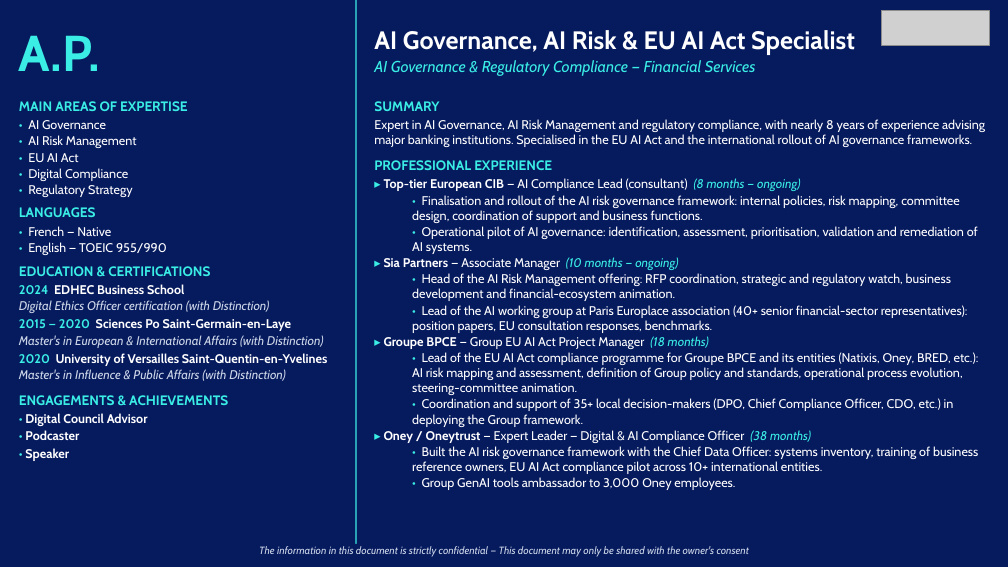
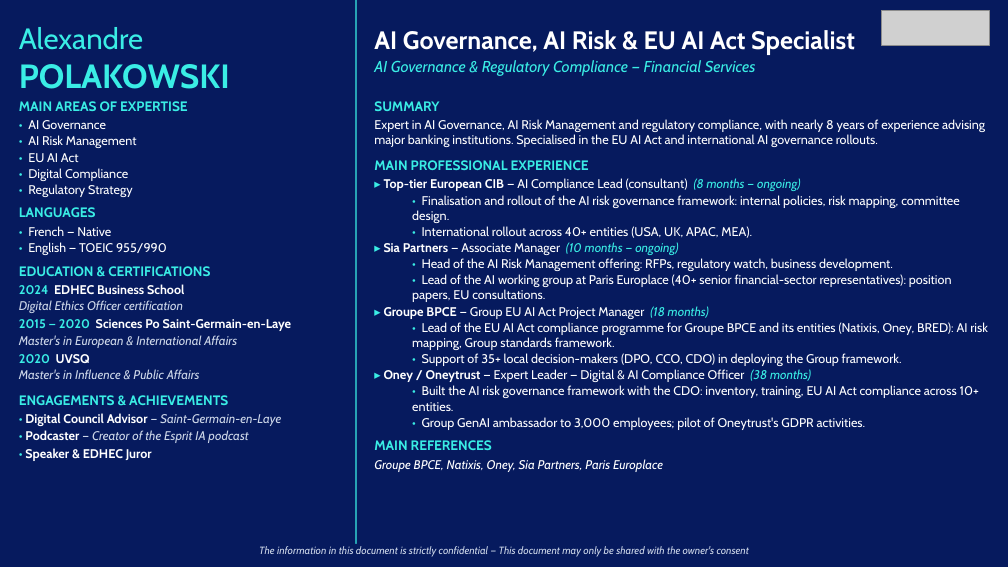
Before and after one commit to insidebankingfrance-rgb/G-n-rateur-de-CV, a slide deck: slide 2 of outputs/A.P._ai_governance.pptx. Drawn at 1008x567 pixels with LibreOffice and Linux fonts; fonts in the diff are those of the drawing; grey boxes stand for pictures. Boxes give left, top, right and bottom in pixels: in the first picture for what was removed or moved away, otherwise in the second. Text is boxed around its words. In the diff, an @@ line names an element or a change of style, - is before the commit and + after.

```diff
--- a/outputs/A.P._ai_governance.pptx
+++ b/outputs/A.P._ai_governance.pptx
@@ text at [19,27,230,89]: text changed; size 48 to 32 pt @@
-A.P.
+Alexandre
+POLAKOWSKI
@@ text at [374,119,985,170]: text changed @@
-Expert in AI Governance, AI Risk Management and regulatory compliance, with nearly 8 years of experience advising major banking institutions. Specialised in the EU AI Act and the international rollout of AI governance frameworks.
-PROFESSIONAL EXPERIENCE
+Expert in AI Governance, AI Risk Management and regulatory compliance, with nearly 8 years of experience advising major banking institutions. Specialised in the EU AI Act and international AI governance rollouts.
+MAIN PROFESSIONAL EXPERIENCE
@@ text at [412,195,960,238]: text changed @@
-  • Finalisation and rollout of the AI risk governance framework: internal policies, risk mapping, committee design, coordination of support and business functions.
-  • Operational pilot of AI governance: identification, assessment, prioritisation, validation and remediation of AI systems.
+  • Finalisation and rollout of the AI risk governance framework: internal policies, risk mapping, committee design.
+  • International rollout across 40+ entities (USA, UK, APAC, MEA).
@@ text at [412,258,952,302]: text changed @@
-  • Head of the AI Risk Management offering: RFP coordination, strategic and regulatory watch, business development and financial-ecosystem animation.
-  • Lead of the AI working group at Paris Europlace association (40+ senior financial-sector representatives): position papers, EU consultation responses, benchmarks.
+  • Head of the AI Risk Management offering: RFPs, regulatory watch, business development.
+  • Lead of the AI working group at Paris Europlace (40+ senior financial-sector representatives): position papers, EU consultations.
@@ text at [19,300,183,313]: text changed @@
-Digital Ethics Officer certification (with Distinction)
+Digital Ethics Officer certification
@@ text at [412,322,988,366]: text changed @@
-  • Lead of the EU AI Act compliance programme for Groupe BPCE and its entities (Natixis, Oney, BRED, etc.): AI risk mapping and assessment, definition of Group policy and standards, operational process evolution, steering-committee animation.
-  • Coordination and support of 35+ local decision-makers (DPO, Chief Compliance Officer, CDO, etc.) in deploying the Group framework.
+  • Lead of the EU AI Act compliance programme for Groupe BPCE and its entities (Natixis, Oney, BRED): AI risk mapping, Group standards framework.
+  • Support of 35+ local decision-makers (DPO, CCO, CDO) in deploying the Group framework.
@@ text at [19,335,237,379]: text changed @@
-Master's in European & International Affairs (with Distinction)
-2020 University of Versailles Saint-Quentin-en-Yvelines
-Master's in Influence & Public Affairs (with Distinction)
+Master's in European & International Affairs
+2020 UVSQ
+Master's in Influence & Public Affairs
@@ text at [374,385,979,472]: text changed @@
-  • Built the AI risk governance framework with the Chief Data Officer: systems inventory, training of business reference owners, EU AI Act compliance pilot across 10+ international entities.
-  • Group GenAI tools ambassador to 3,000 Oney employees.
+  • Built the AI risk governance framework with the CDO: inventory, training, EU AI Act compliance across 10+ entities.
+  • Group GenAI ambassador to 3,000 employees; pilot of Oneytrust's GDPR activities.
+MAIN REFERENCES
+Groupe BPCE, Natixis, Oney, Sia Partners, Paris Europlace
@@ text at [25,413,281,461]: text changed; text colour #FFFFFF to #CCD6E8 @@
-• Digital Council Advisor
-• Podcaster
-• Speaker
+• Digital Council Advisor — Saint-Germain-en-Laye
+• Podcaster — Creator of the Esprit IA podcast
+• Speaker & EDHEC Juror
```
Also in this commit, not shown: 1 other slide changed, 33 other files.
